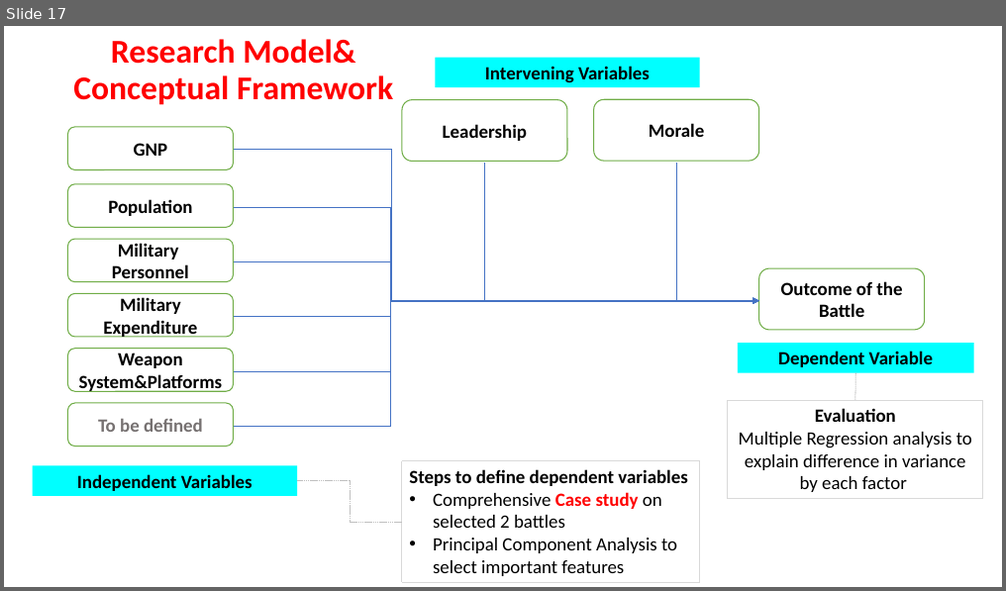
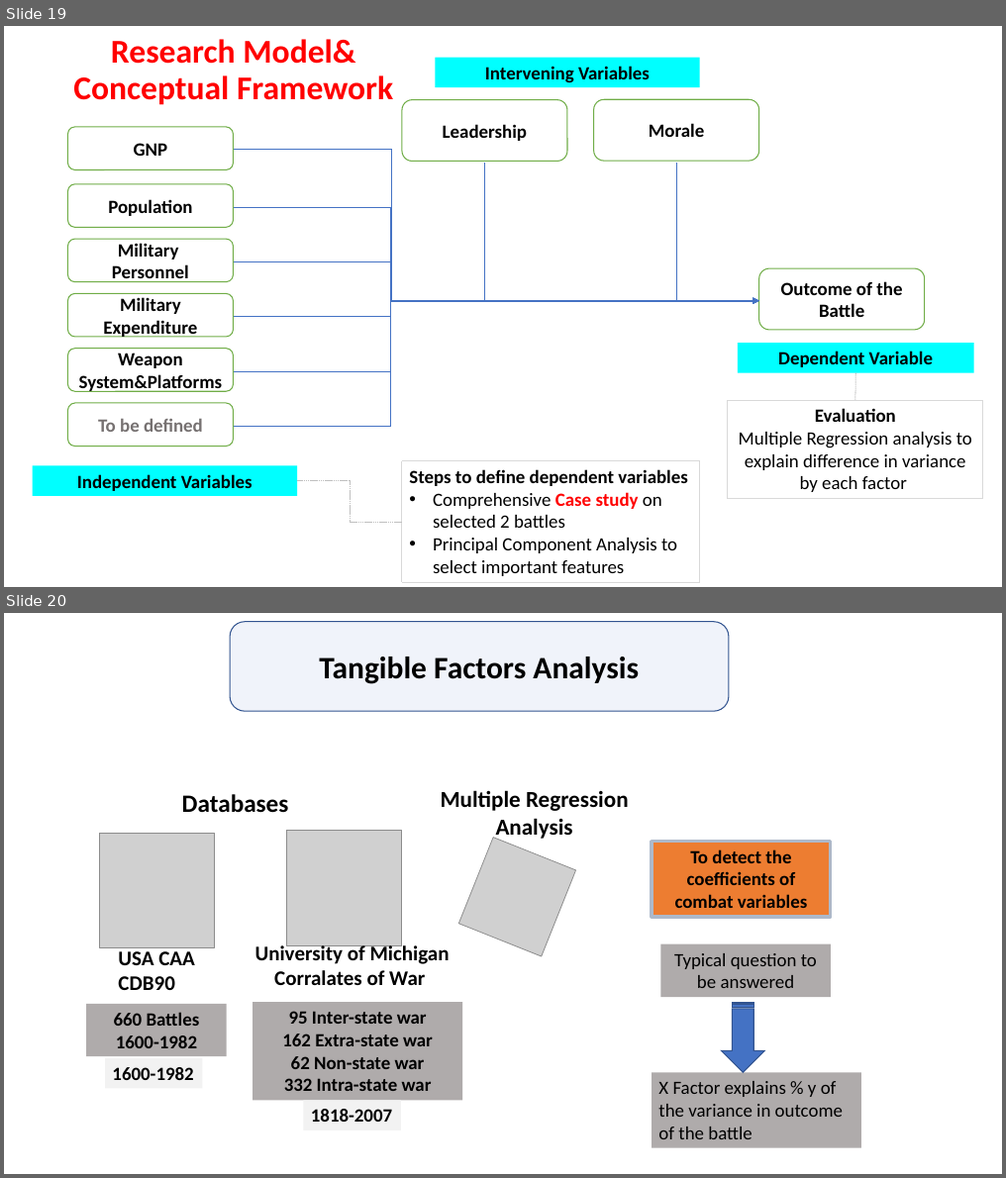
Before and after one commit to GurkanGitHub/PhD, a slide deck: PhD Discussion.pptx. Shown one above the other, each under a label of ours: slide 17 before the commit, slides 19 and 20 after it. The pictures are 1006x591 and 1006x1178 pixels, drawn with LibreOffice and Linux fonts; fonts in the diff are those of the drawing; grey boxes stand for pictures. Boxes give left, top, right and bottom in pixels: in the first picture for what was removed or moved away, otherwise in the second. Text is boxed around its words. In the diff, an @@ line names an element or a change of style, - is before the commit and + after.

```diff
--- a/PhD Discussion.pptx
+++ b/PhD Discussion.pptx
@@ slide 20 added at (x1=4, y1=613, x2=1002, y2=1174), background #FFFFFF @@
@@ rounded rectangle added at (x1=230, y1=622, x2=729, y2=712), fill #4472C4 at 8% opacity, outline #325491 1 pt, 30 pt, text #000000, bold @@
+Tangible Factors Analysis
@@ text added at (x1=441, y1=790, x2=629, y2=842), 22 pt, text #000000, bold @@
+  Multiple Regression Analysis
@@ text added at (x1=182, y1=794, x2=289, y2=813), 24 pt, text #000000, bold @@
+Databases
@@ picture added at (x1=100, y1=833, x2=215, y2=949) @@
@@ picture added at (x1=286, y1=831, x2=402, y2=947) @@
@@ picture added at (x1=458, y1=837, x2=576, y2=957) @@
@@ rectangle added at (x1=651, y1=842, x2=831, y2=917), fill #ED7D31, outline #ADB9CA 3 pt, 18 pt, text #000000, bold @@
+To detect the coefficients of combat variables
@@ text added at (x1=118, y1=952, x2=195, y2=990), 20 pt, text #000000, bold @@
+USA CAA
+CDB90
@@ text added at (x1=255, y1=944, x2=450, y2=985), 20 pt, text #000000, bold @@
+University of Michigan
+Corralates of War
@@ rectangle added at (x1=660, y1=945, x2=831, y2=998), fill #AFABAB, 18 pt, text #000000 @@
+Typical question to be answered
@@ rectangle added at (x1=86, y1=1004, x2=227, y2=1057), fill #AFABAB, 18 pt, text #000000, bold @@
+660 Battles
+1600-1982
@@ rectangle added at (x1=252, y1=1002, x2=462, y2=1100), fill #AFABAB, 18 pt, text #000000, bold @@
+95 Inter-state war
+162 Extra-state war
+62 Non-state war
+332 Intra-state war
@@ striped right arrow added at (x1=721, y1=1002, x2=764, y2=1072), fill #4472C4, outline #325491 1 pt @@
@@ rectangle added at (x1=105, y1=1059, x2=202, y2=1088), fill #F2F2F2, 18 pt, text #000000, bold @@
+1600-1982
@@ rectangle added at (x1=651, y1=1072, x2=861, y2=1149), fill #AFABAB, 18 pt, text #000000 @@
+X Factor explains % y of the variance in outcome of the battle
@@ rectangle added at (x1=303, y1=1100, x2=401, y2=1131), fill #F2F2F2, 18 pt, text #000000, bold @@
+1818-2007
@@ what was slide 17 is now slide 19 @@
```
Also in this commit, not shown: 4 other slides added, 6 other files.
